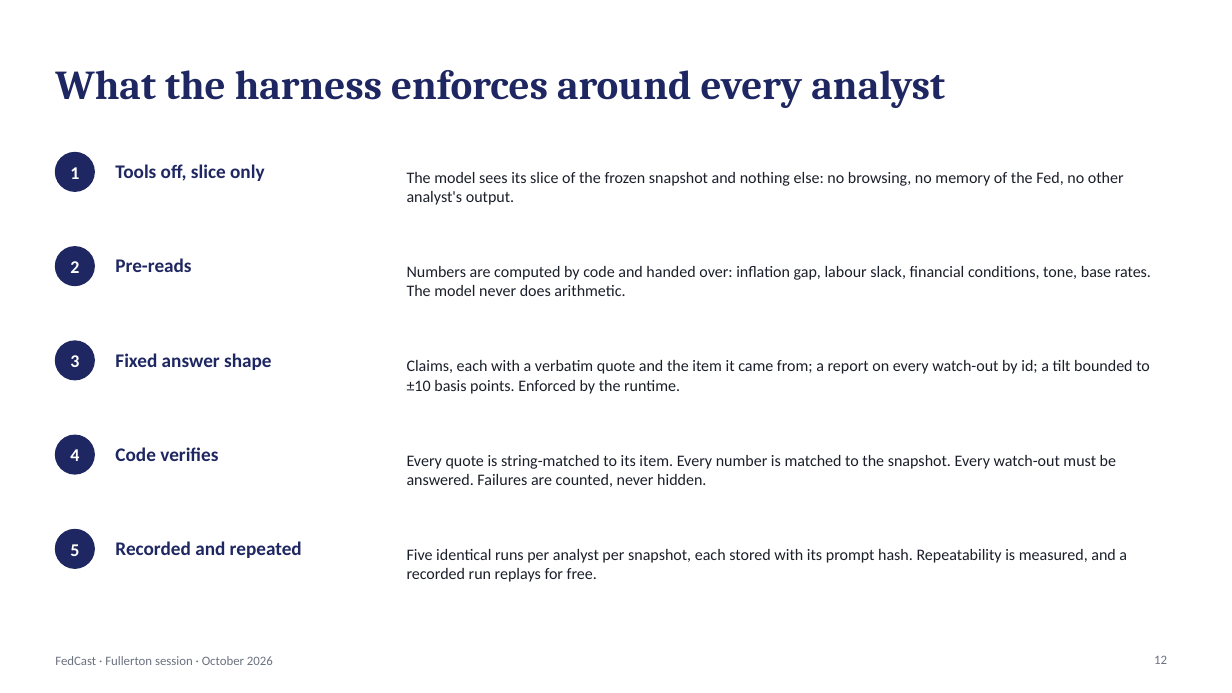
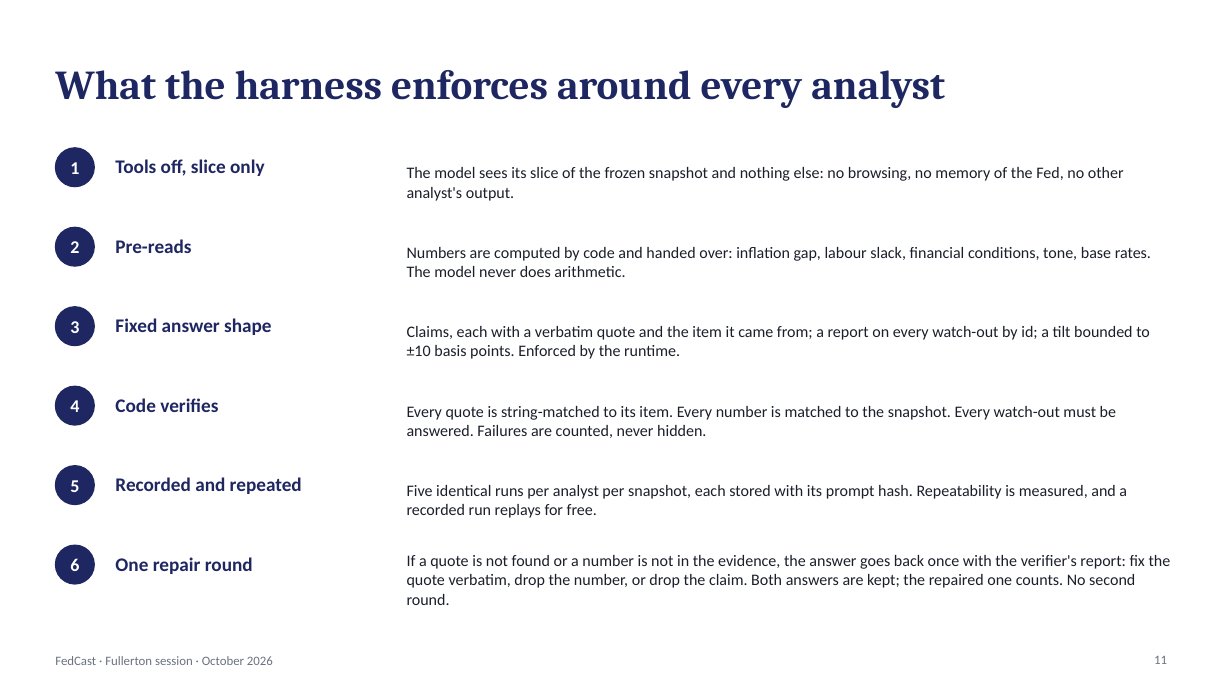
Before and after one commit to kmt112/fed-forecast, a slide deck: slide 11 of docs/FedCast_Fullerton.pptx (slide 12 before the commit). Drawn at 1232x693 pixels with LibreOffice and Linux fonts; fonts in the diff are those of the drawing. Boxes give left, top, right and bottom in pixels: in the first picture for what was removed or moved away, otherwise in the second. Text is boxed around its words. In the diff, an @@ line names an element or a change of style, - is before the commit and + after.

```diff
--- a/docs/FedCast_Fullerton.pptx
+++ b/docs/FedCast_Fullerton.pptx
@@ 3 texts, 1 ellipse: place and size @@
-3 texts, 1 ellipse at [55,152,1124,205]
+3 texts, 1 ellipse at [55,148,1124,201]
@@ 3 texts, 1 ellipse: place and size @@
-3 texts, 1 ellipse at [55,247,1151,296]
+3 texts, 1 ellipse at [55,227,1151,277]
@@ 3 texts, 1 ellipse: place and size @@
-3 texts, 1 ellipse at [55,341,1150,394]
+3 texts, 1 ellipse at [55,307,1150,359]
@@ 3 texts, 1 ellipse: place and size @@
-3 texts, 1 ellipse at [55,435,1116,487]
+3 texts, 1 ellipse at [55,386,1116,438]
@@ 3 texts, 1 ellipse: place and size @@
-3 texts, 1 ellipse at [55,530,1127,582]
+3 texts, 1 ellipse at [55,466,1127,518]
@@ ellipse added at [55,545,94,584], fill #1E2761, outline #1E2761 1 pt @@
@@ text added at [70,558,79,571], 14 pt, text #FFFFFF, bold @@
+6
@@ text added at [115,557,253,574], 15 pt, text #1E2761, bold @@
+One repair round
@@ text added at [407,555,1171,605], 12.5 pt, text #1B1F2A @@
+If a quote is not found or a number is not in the evidence, the answer goes back once with the verifier's report: fix the quote verbatim, drop the number, or drop the claim. Both answers are kept; the repaired one counts. No second round.
@@ page number at [1154,656,1167,664]: text changed @@
-12
+11
```
Also in this commit, not shown: 8 other slides changed, 2 slides added, 5 slides removed, 2 other files.
